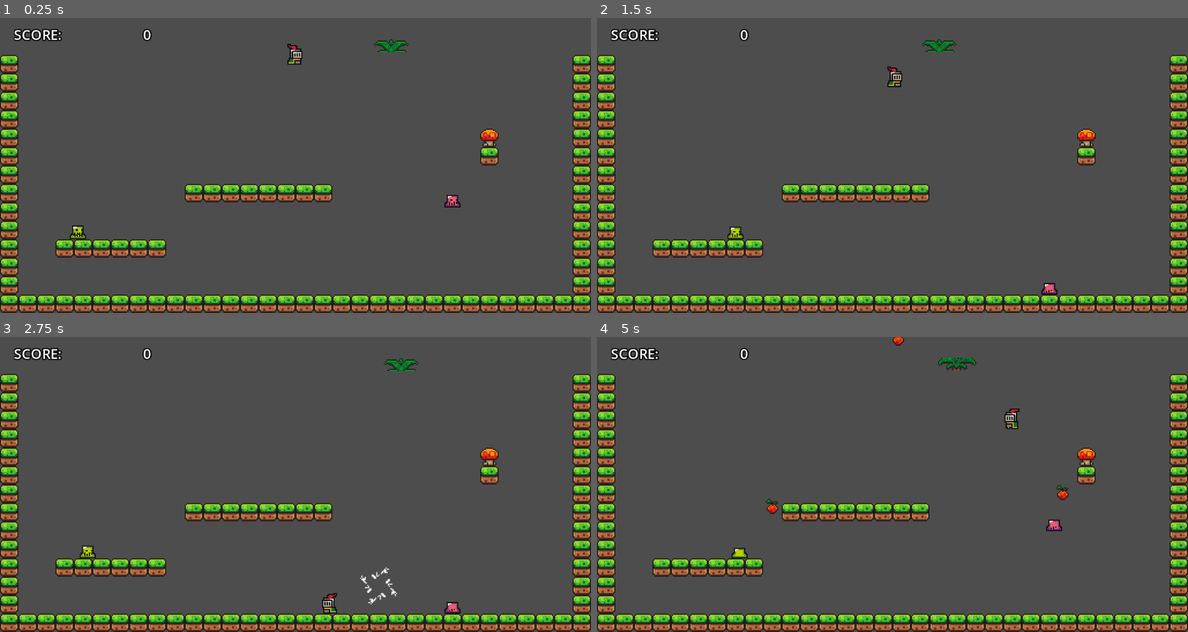
Above: before the commit, frames 1-4 (two rows, left to right).
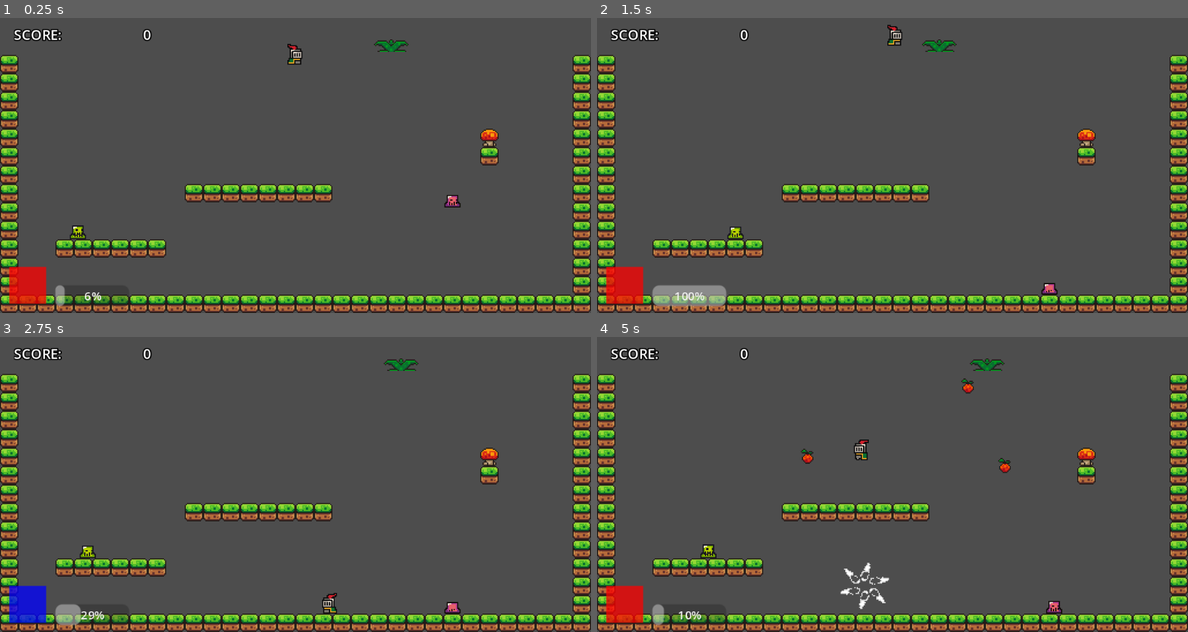
Above: after the commit, the same moments.

Repository: IsaacS2/Fiery-Cold-Battle
Game: Godot game, scene res://Gameplay/BASE/main_gameplay.tscn
The game is run twice, just before and just after one commit, with the same random seed, the same clock (stepped at 60 frames per second) and the same inputs.
Inputs:
- Up to frame 1 (0.25 s): no input
- Up to frame 2 (1.5 s): tap Enter (Grab) at 0.5 s; hold Right (ui_right) from 0.53 s (still down); tap Z (zone_trigger) at 0.6 s; tap Space (ui_select) at 0.77 s; tap Shift (Fire) at 1.35 s
- Up to frame 3 (2.75 s): tap Space (ui_select) at 1.52 s; tap Z (zone_trigger) at 1.55, 2.3 s; release Right (ui_right) at 2.03 s; hold Left (ui_left) from 2.03 s (still down); tap Enter (Grab) at 2.1 s
- Up to frame 4 (5 s): release Left (ui_left) at 2.78 s; hold Right (ui_right) 2.78-4.28 s; tap Z (zone_trigger) at 2.85, 3.6, 4.55 s; tap Space (ui_select) at 3.02, 3.77, 4.52 s; hold Left (ui_left) from 4.28 s (still down); tap Shift (Fire) at 4.35 s

The runs differ from the first frame. In frame 1, 1.2% of the frame differs, in the area x 1-22%, y 84-98%; in frame 2, 2.0%; in frame 3, 1.4%; in frame 4, 2.9%, in the area x 1-80%, y 0-98%.

Commit message:
Added delay to elemental zone triggering, plus UI elements

Diff:
--- a/Code/Characters/player_character.gd
+++ b/Code/Characters/player_character.gd
@@ -8,6 +8,7 @@
 const MAX_SPEED = 300.0
 const REVERSE_DECELERATION = 1200.0
 const JUMP_VELOCITY = -300.0
+const ZONE_TRIGGER_DELAY: float = 4.0
 
 var grabber: Grabber2D
 
@@ -18,6 +19,7 @@
 var isGrounded: bool = false
 
 var current_element: Common.Elements = Common.Elements.FIRE
+var zone_trigger_countup: float
 
 func _ready() -> void:
 	var children: Array = get_children()
@@ -25,6 +27,11 @@
 		if child is Grabber2D:
 			grabber = child
 			return
+	on_spawn()
+
+func on_spawn() -> void:
+	zone_trigger_countup = ZONE_TRIGGER_DELAY
+	velocity = Vector2.ZERO
 
 func accept_grab_input_start() -> void:
 	grabber.check_projectiles()
@@ -33,9 +40,12 @@
 	grabber.fire_projectiles()
 
 func accept_zone_trigger_input_start() -> void:
+	if zone_trigger_countup < ZONE_TRIGGER_DELAY:
+		return
 	var element_areas = get_tree().get_nodes_in_group(Groups.element_areas)
 	for area in element_areas:
 		area.accept_trigger_input(current_element)
+	zone_trigger_countup = 0
 	_swap_element()
 
 func _swap_element() -> void:
@@ -61,6 +71,8 @@
 	if not is_on_floor():
 		velocity += get_gravity() * delta
 
+	_zone_trigger_countup_logic(delta)
+
 	_check_facing()
 
 	# Handle jump
@@ -71,6 +83,11 @@
 
 	move_and_slide()
 
+func _zone_trigger_countup_logic(delta: float) -> void:
+	if zone_trigger_countup < ZONE_TRIGGER_DELAY:
+		zone_trigger_countup += delta
+	elif zone_trigger_countup > ZONE_TRIGGER_DELAY:
+		zone_trigger_countup = ZONE_TRIGGER_DELAY
 
 func _check_facing() -> void:
 	if not velocity.y < 0 and isFacingRight and isLeftInput and not isRightInput:
@@ -104,4 +121,5 @@
 	_die()
 
 func _die() -> void:
+	grabber.fire_projectiles()
 	on_player_death.emit()
--- a/Code/Elemental Zones/ice_area_2d.gd
+++ b/Code/Elemental Zones/ice_area_2d.gd
@@ -2,4 +2,4 @@
 class_name IceArea2D
 
 func _zone_specific_ready_override() -> void:
-		this_element = Common.Elements.ICE
+	this_element = Common.Elements.ICE
--- /dev/null
+++ b/Code/UI/zone_trigger_progress_bar_ui.gd
@@ -0,0 +1,30 @@
+extends ProgressBar
+class_name ZoneTriggerProgressBarUI
+
+# temp colors for placeholder texture element
+# remove after replacing with icons
+const COLOR_RED: Color = Color(1, 0, 0, 0.75)
+const COLOR_BLUE: Color = Color(0, 0, 1, 0.75)
+
+var player: PlayerCharacter2D
+var ui_icon: TextureRect
+
+func _on_main_gameplay_on_root_ready() -> void:
+	ui_icon = get_parent().get_node("TextureRect")
+	player = get_tree().get_first_node_in_group(Groups.player_character)
+	if player:
+		max_value = player.ZONE_TRIGGER_DELAY
+
+func _process(delta: float) -> void:
+	_progress_bar_logic()
+
+func _progress_bar_logic() -> void:
+	if not player:
+		return
+	value = player.zone_trigger_countup
+
+	# replace this logic with something that swaps sprite textures
+	if player.current_element == Common.Elements.FIRE and ui_icon and not ui_icon.self_modulate == COLOR_RED:
+		ui_icon.self_modulate = COLOR_RED
+	elif player.current_element == Common.Elements.ICE and ui_icon and not ui_icon.self_modulate == COLOR_BLUE:
+		ui_icon.self_modulate = COLOR_BLUE
--- a/Gameplay/BASE/main_gameplay.gd
+++ b/Gameplay/BASE/main_gameplay.gd
@@ -31,6 +31,7 @@
 		_run_game_over()
 
 func _respawn_player() -> void:
+	player.on_spawn()
 	player.global_position = player_spawn_point.global_position
 
 func _run_game_over() -> void:
--- a/Gameplay/BASE/main_gameplay.tscn
+++ b/Gameplay/BASE/main_gameplay.tscn
@@ -6,6 +6,7 @@
 [ext_resource type="Script" path="res://Code/UI/score_field_ui.gd" id="3_fe05t"]
 [ext_resource type="Texture2D" uid="uid://bol8mxnv2gofb" path="res://Assets, Visual/Characters/knight.png" id="3_hx8gu"]
 [ext_resource type="Script" path="res://Code/Characters/player_character.gd" id="3_u8hg1"]
+[ext_resource type="Script" path="res://Code/UI/zone_trigger_progress_bar_ui.gd" id="4_1mkst"]
 [ext_resource type="Script" path="res://Code/Tile Maps/ground_tiles.gd" id="4_8vkrt"]
 [ext_resource type="Script" path="res://Code/Input/input_router.gd" id="5_x3roq"]
 [ext_resource type="Script" path="res://Code/Projectiles/grabber_2d.gd" id="7_sueqx"]
@@ -19,6 +20,8 @@
 [ext_resource type="PackedScene" uid="uid://c8w8ra2kccgit" path="res://Gameplay/BASE/ELEMENT ZONES/ice_area_2d.tscn" id="18_fjuj4"]
 [ext_resource type="PackedScene" uid="uid://o6mf3wcqta3l" path="res://Gameplay/BASE/ELEMENT ZONES/fire_area_2d.tscn" id="19_7fbmi"]
 [ext_resource type="PackedScene" uid="uid://bf46gjrewk27s" path="res://Gameplay/BASE/ENEMIES/jerboa_body_2d.tscn" id="19_5342x"]
+
+[sub_resource type="CanvasTexture" id="CanvasTexture_qcmyt"]
 
 [sub_resource type="TileSetAtlasSource" id="TileSetAtlasSource_m6qeu"]
 texture = ExtResource("3_2pget")
@@ -295,6 +298,49 @@
 fit_content = true
 script = ExtResource("3_fe05t")
 
+[node name="UI Gameplay Footer" type="Control" parent="."]
+visibility_layer = 524288
+custom_minimum_size = Vector2(256, 16)
+layout_mode = 3
+anchors_preset = 2
+anchor_top = 1.0
+anchor_bottom = 1.0
+offset_top = 240.0
+offset_right = 256.0
+offset_bottom = 256.0
+grow_vertical = 0
+size_flags_vertical = 0
+
+[node name="MarginContainer" type="MarginContainer" parent="UI Gameplay Footer"]
+visibility_layer = 524289
+custom_minimum_size = Vector2(64, 16)
+layout_mode = 0
+offset_left = 48.0
+offset_top = -8.0
+offset_right = 112.0
+offset_bottom = 19.0
+
+[node name="ZoneTriggerProgressBarUI" type="ProgressBar" parent="UI Gameplay Footer"]
+visibility_layer = 524288
+z_index = 100
+layout_mode = 2
+offset_left = 48.0
+offset_top = -8.0
+offset_right = 112.0
+offset_bottom = 10.0
+theme_override_font_sizes/font_size = 10
+script = ExtResource("4_1mkst")
+
+[node name="TextureRect" type="TextureRect" parent="UI Gameplay Footer"]
+self_modulate = Color(0.968627, 0, 0, 0.529412)
+z_index = 100
+layout_mode = 2
+offset_left = 8.0
+offset_top = -24.0
+offset_right = 40.0
+offset_bottom = 8.0
+texture = SubResource("CanvasTexture_qcmyt")
+
 [node name="Player Spawn Point" type="Node2D" parent="." groups=["Player Spawn"]]
 position = Vector2(256, 0)
 
@@ -401,6 +447,7 @@
 position = Vector2(328, 216)
 
 [connection signal="on_root_ready" from="." to="Main Menu" method="_on_main_gameplay_on_root_ready"]
+[connection signal="on_root_ready" from="." to="UI Gameplay Footer/ZoneTriggerProgressBarUI" method="_on_main_gameplay_on_root_ready"]
 [connection signal="focus_entered" from="Main Menu/MarginContainer/VBoxContainer/Play Button" to="Main Menu" method="_on_play_button_focus_entered"]
 [connection signal="pressed" from="Main Menu/MarginContainer/VBoxContainer/Play Button" to="Main Menu" method="_on_play_button_pressed"]
 [connection signal="focus_entered" from="Main Menu/MarginContainer/VBoxContainer/Options Button" to="Main Menu" method="_on_options_button_focus_entered"]
Not shown: 1 places in Gameplay/BASE/main_gameplay.tscn that only renumber resources
